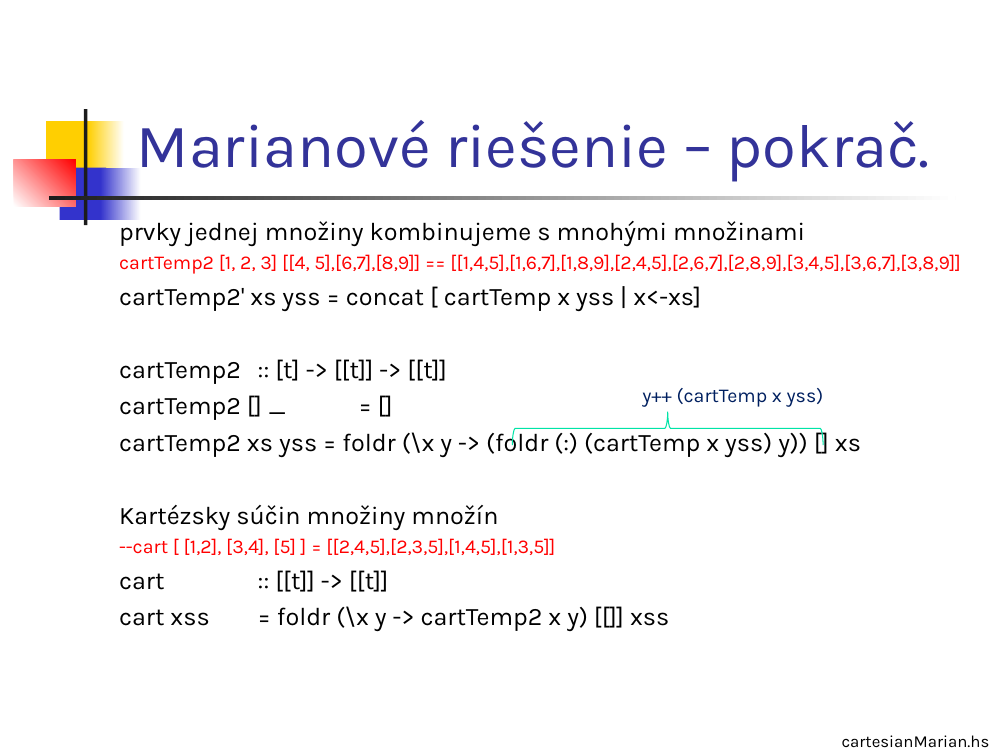
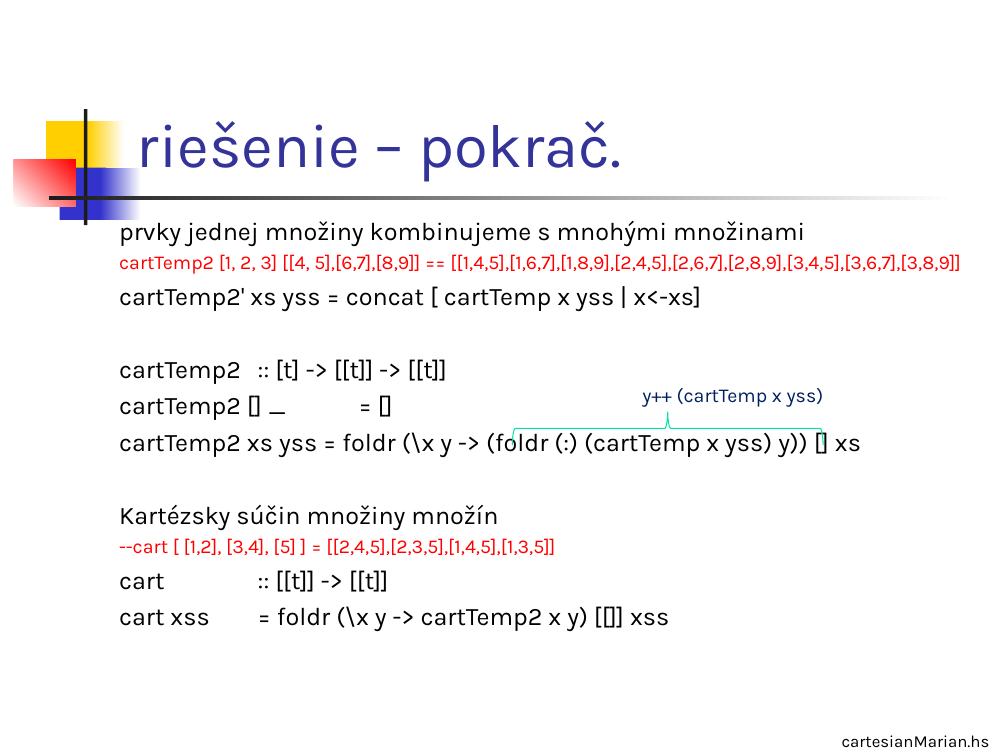
Before and after one commit to Funkcionalne/Prednasky, a slide deck: slide 20 of 03/03_fpro.ppt (slide 17 before the commit). Drawn at 1008x756 pixels with LibreOffice and Linux fonts; fonts in the diff are those of the drawing. Boxes give left, top, right and bottom in pixels: in the first picture for what was removed or moved away, otherwise in the second. Text is boxed around its words. In the diff, an @@ line names an element or a change of style, - is before the commit and + after.

```diff
--- a/03/03_fpro.ppt
+++ b/03/03_fpro.ppt
@@ title at box(137, 121, 621, 182): text changed @@
-Marianové riešenie – pokrač.
+riešenie – pokrač.
```
Also in this commit, not shown: 3 other slides changed, 3 slides added, 7 other files.
